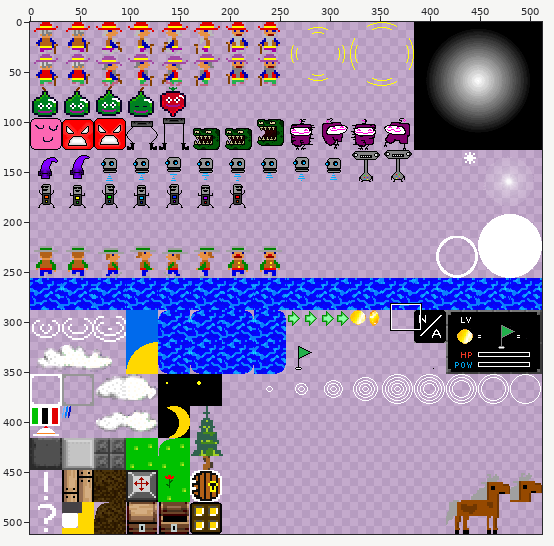
Two versions of one sprite sheet, project_vs2019/x64/Release/assets/spritesheet.png. Above, an overview of the earlier version with the close-up marked.
Close-up. As it was:
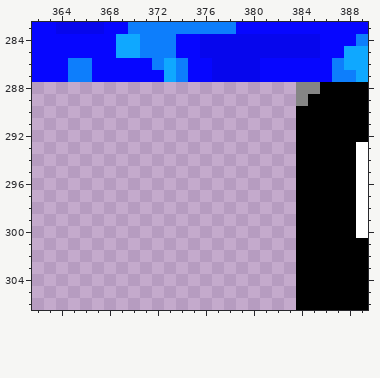
The file is 512x512 pixels. Pixels under 10% opacity are left out. Colours within 5 levels of each other are drawn and written as one. Shown: x 362..389, y 283..306. The commit also changed other parts of the picture, which this record leaves out.
New version:
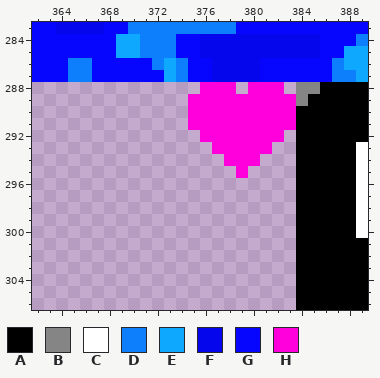
Palette (. is transparent): A #000000  B #858585  C #ffffff  D #0d7efc  E #0fa8ff  F #0606ed  G #0606ff  H #ff00dc
Diff:
Colour H now appears in row 288 at x 376 to 378 and 380 to 382; in rows 289 to 291 at x 375 to 383; in row 292 at x 376 to 382; in row 293 at x 377 to 381; in row 294 at x 378 to 380; in row 295 at x 379.
